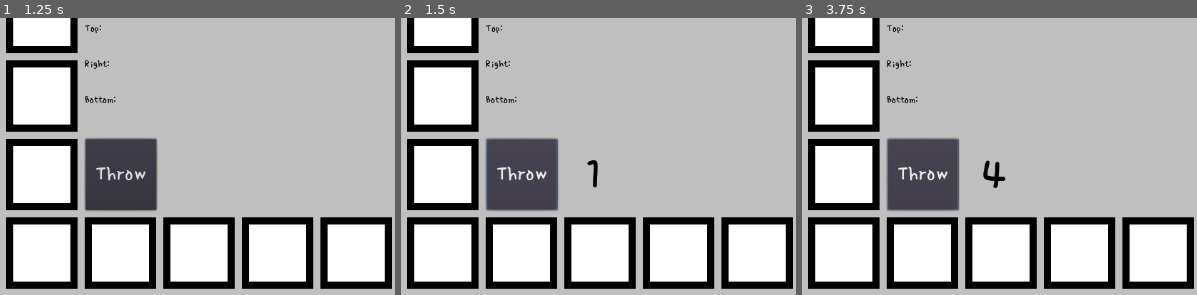
Above: before the commit, frames 1-3 (left to right).
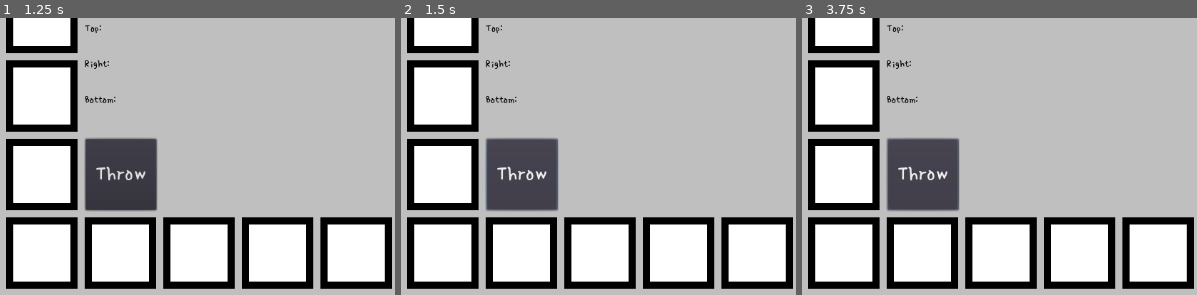
Above: after the commit, the same moments.

Repository: askoki160/angels-of-delta
Game: Godot game, scene res://Scenes/MainScene.tscn
The game is run twice, just before and just after one commit, with the same random seed, the same clock (stepped at 60 frames per second) and the same inputs. This scene is started directly instead of the project's main scene.
Inputs (mouse positions are % of the whole screen's width and height, from its top left):
- Up to frame 1 (1.25 s): click (63, 39) at 0.52 s; type "Alex" at 0.6 s; click (56, 52) at 0.75 s; type "12" at 0.83 s
- Up to frame 2 (1.5 s): click "Throw" at 1.25 s
- Up to frame 3 (3.75 s): click "Create" at 2 s; click "Create" at 2.75 s; click "Throw" at 3.5 s
The pictures show only the part of the screen within x 0-50%, y 50-100%; the shares and areas given below are measured in that part.

Frame 1 is identical in both runs. In frame 2, 0.1% of the frame differs, in the area x 47-50%, y 51-62%; in frame 3, 0.3%, in the area x 45-52%, y 51-62%.
Error in both runs: Invalid get index '0' (on base: 'Array'). (res://Scripts/helpers/State.gd:35)

Commit message:
Player movement wip; reset bug

Diff:
--- a/Scripts/DiceScene.gd
+++ b/Scripts/DiceScene.gd
@@ -4,11 +4,12 @@
 
 # Called when the node enters the scene tree for the first time.
 func _ready():
-	pass # Replace with function body.
-
+#	randomize()
+	pass
 
 func _on_Button_pressed():
 	# simulate throwing the dice
-	var dice_number = randi() % 6 + 1
-	$Label.text = str(dice_number)
-	emit_signal("dice_thrown", dice_number)
+#	var dice_number = randi() % 6 + 1
+#	$Label.text = str(dice_number)
+#	emit_signal("dice_thrown", dice_number)
+	emit_signal("dice_thrown", 1)
--- a/Scripts/MainScene.gd
+++ b/Scripts/MainScene.gd
@@ -79,9 +79,10 @@
 			var last_position = all_player_instances[i].pos_index
 			if last_position != current_position:
 				state.set_current_index(i)
+				print(" curr ", current_position)
+				print(" last ", last_position)
 				self.current_player = state.get_current_instance()
 				self.current_player.take_turn(current_position - last_position)
-#			all_player_instances[i].move_to_position()
 				print("New position index ", all_player_instances[i].pos_index)
 
 func set_local_player_index():
@@ -94,8 +95,6 @@
 
 func _on_Dice_dice_thrown(dice_number):
 	Network.send_json_data(_client, "info", dice_number)
-#	self.current_player = state.get_current_instance()
-#	self.current_player.take_turn(dice_number)
 
 func alert(title: String, text: String) -> void:
 	var dialog = AcceptDialog.new()
@@ -119,7 +118,10 @@
 			'MoveField':
 				alert(action.title, action.message)
 				yield(get_tree().create_timer(2), "timeout")
-				self.current_player.take_turn(action.move_number)
+				end_turn = false
+				print("Move field: ", action.move_number)
+				Network.send_json_data(_client, "info", action.move_number)
+#				self.current_player.take_turn(action.move_number)
 			'PlayAgainField':
 				alert(action.title, action.message)
 				end_turn = false
@@ -127,16 +129,18 @@
 				alert(action.title, action.message)
 				yield(get_tree().create_timer(2), "timeout")
 				var last_thrown = self.current_player.last_dice_thrown_number
-				self.current_player.take_turn(-last_thrown)
+				end_turn = false
+				print("Move previous field: ", last_thrown)
+				Network.send_json_data(_client, "info", last_thrown)
 			'MoveStartField':
 				alert(action.title, action.message)
-				var current_position = self.current_player.pos_index
-				Network.send_json_data(_client, "info", -current_position)
-#				self.current_player.set_position(0)
+				Network.send_json_data(_client, "info", 0)
+				print(" send ")
 			'ThrowDiceField':
 				var thrown = self.current_player.last_dice_thrown_number
 				var complete_message = action.message + tr(" That is in your case: ") + str(thrown)
 				alert(action.title, complete_message)
+				end_turn = false
 	print("end2 ", end_turn)
 	if end_turn:
 		state._next_player()
--- a/Scripts/Player.gd
+++ b/Scripts/Player.gd
@@ -3,7 +3,7 @@
 onready var global_vars = get_node("/root/Global/")
 onready var fields = global_vars.fields
 var pos_index = 0
-var init_position_index = 0
+var init_position_index = 11
 # needed for MoveField depending on dice number
 var last_dice_thrown_number = 0
 
